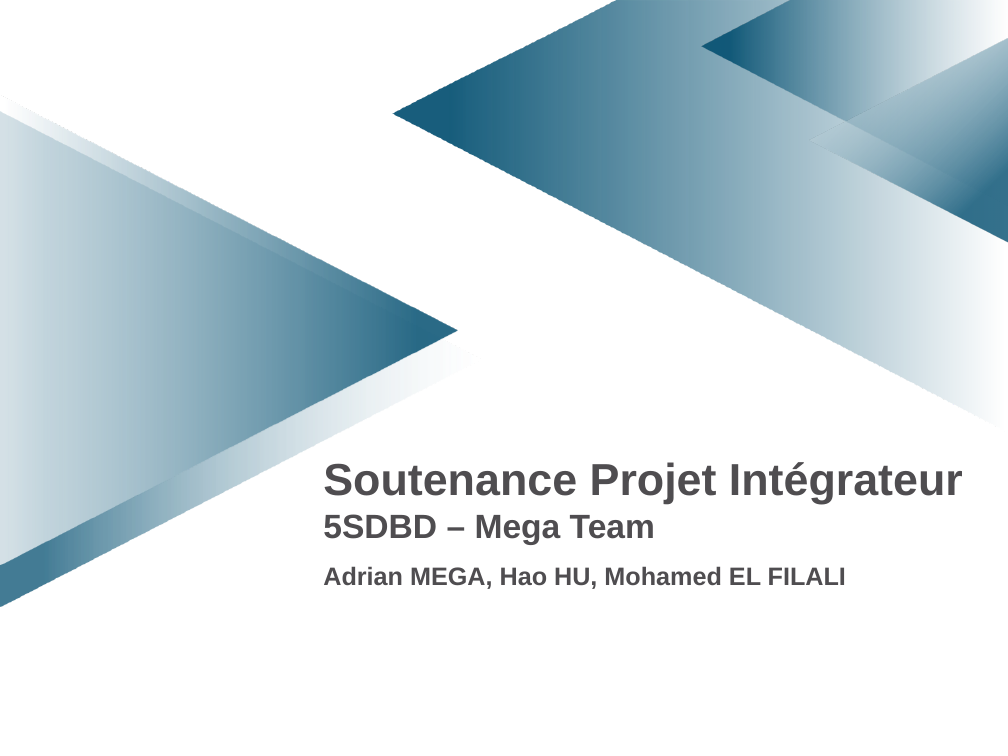
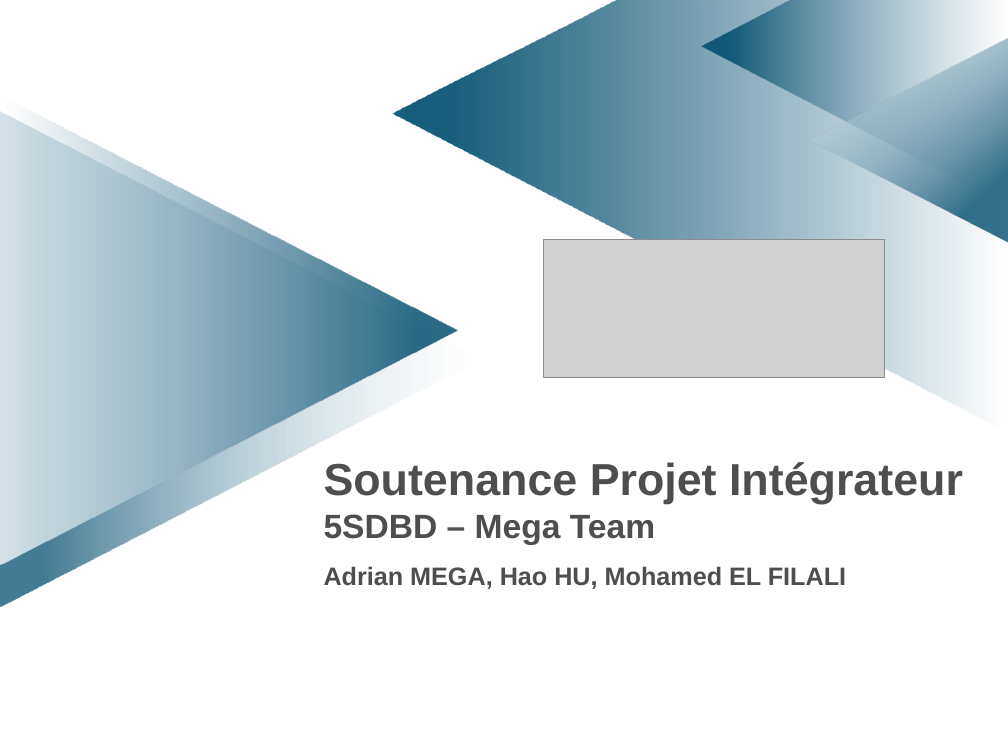
Before and after one commit to elfilalime/images_classification, a slide deck: slide 1 of docs/5sdbd-integrateur-presentation.pptx. Drawn at 1008x756 pixels with LibreOffice and Linux fonts; fonts in the diff are those of the drawing; grey boxes stand for pictures; background and template pictures are left out. Boxes give left, top, right and bottom in pixels: in the first picture for what was removed or moved away, otherwise in the second. Text is boxed around its words. In the diff, an @@ line names an element or a change of style, - is before the commit and + after.

```diff
--- a/docs/5sdbd-integrateur-presentation.pptx
+++ b/docs/5sdbd-integrateur-presentation.pptx
@@ triangle at [809,36,1008,243]: proportions changed @@
@@ picture added at [543,240,885,378] @@
```
Also in this commit, not shown: 19 slides added, 1 slide removed, 3 other files.
